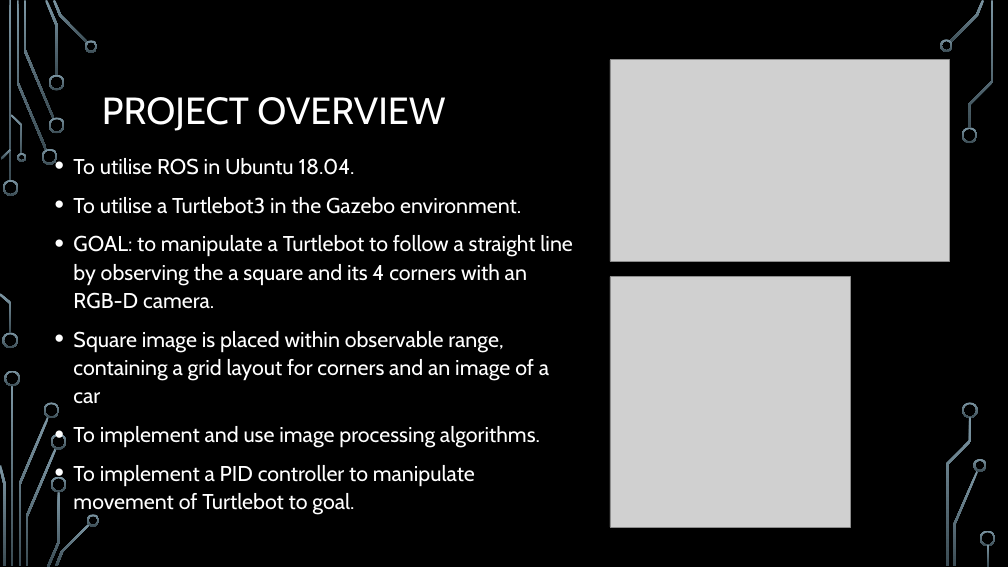
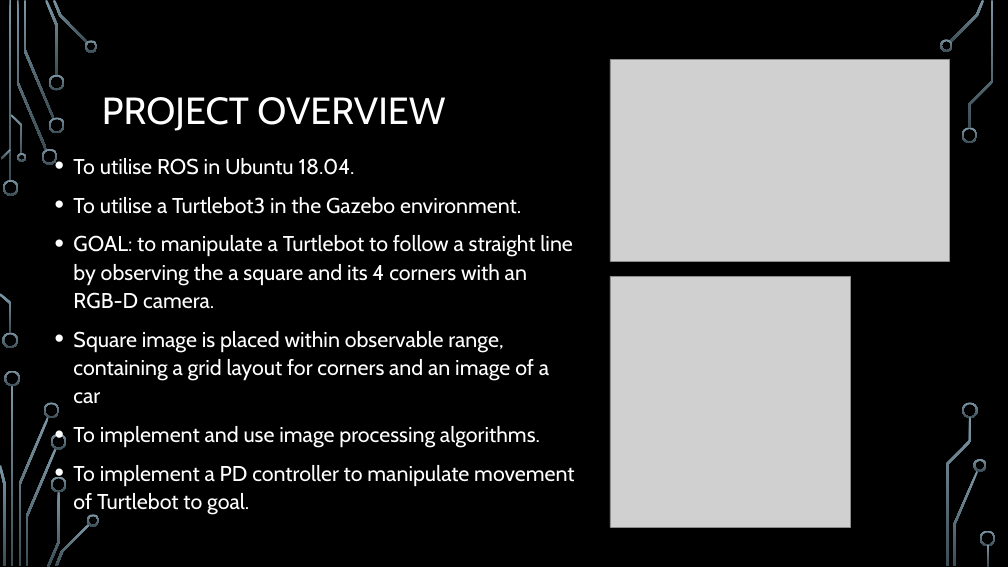
Before and after one commit to Orochi13479/mobileSquareTracker, a slide deck: slide 2 of Presentation Video - Group 6 Project 6.pptx. Drawn at 1008x567 pixels with LibreOffice and Linux fonts; fonts in the diff are those of the drawing; grey boxes stand for pictures; background and template pictures are left out. Boxes give left, top, right and bottom in pixels: in the first picture for what was removed or moved away, otherwise in the second. Text is boxed around its words. In the diff, an @@ line names an element or a change of style, - is before the commit and + after.

```diff
--- a/Presentation Video - Group 6 Project 6.pptx
+++ b/Presentation Video - Group 6 Project 6.pptx
@@ text at <box>73,465,574,515</box>: text changed @@
-• To implement a PID controller to manipulate movement of Turtlebot to goal.
+• To implement a PD controller to manipulate movement of Turtlebot to goal.
```
Also in this commit, not shown: 1 other slide changed.
